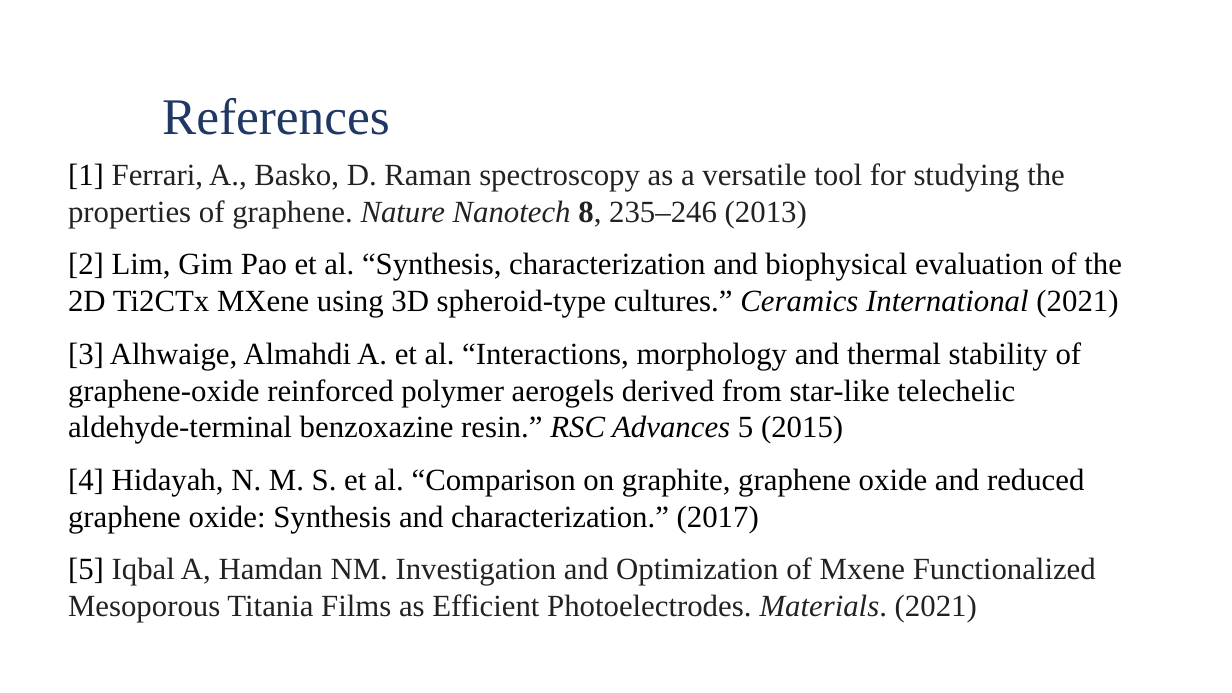
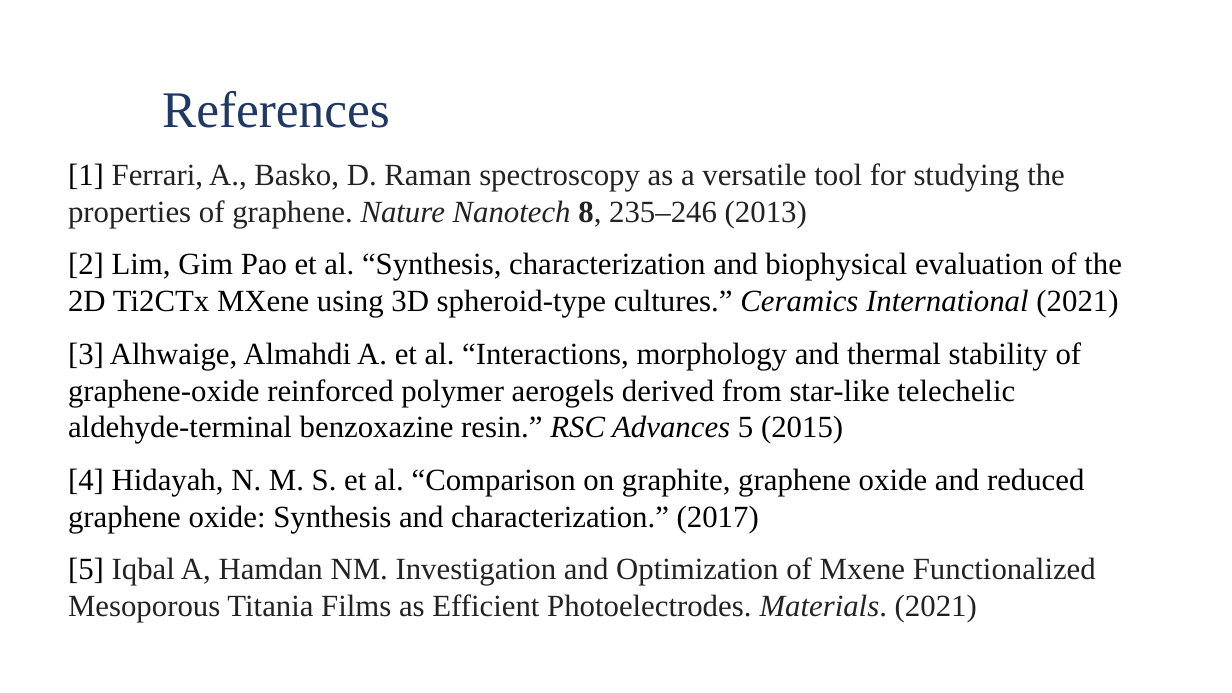
Before and after one commit to Waterbird20/APL2, a slide deck: slide 14 of Raman_Final Presentation.pptx. Drawn at 1232x693 pixels with LibreOffice and Linux fonts; fonts in the diff are those of the drawing; background and template pictures are left out. Boxes give left, top, right and bottom in pixels: in the first picture for what was removed or moved away, otherwise in the second. Text is boxed around its words. In the diff, an @@ line names an element or a change of style, - is before the commit and + after.

Commit message:
modppt

```diff
--- a/Raman_Final Presentation.pptx
+++ b/Raman_Final Presentation.pptx
@@ text "References": place and size @@
-text "References" at [162, 98, 390, 135]
+text "References" at [162, 91, 390, 128]
```
